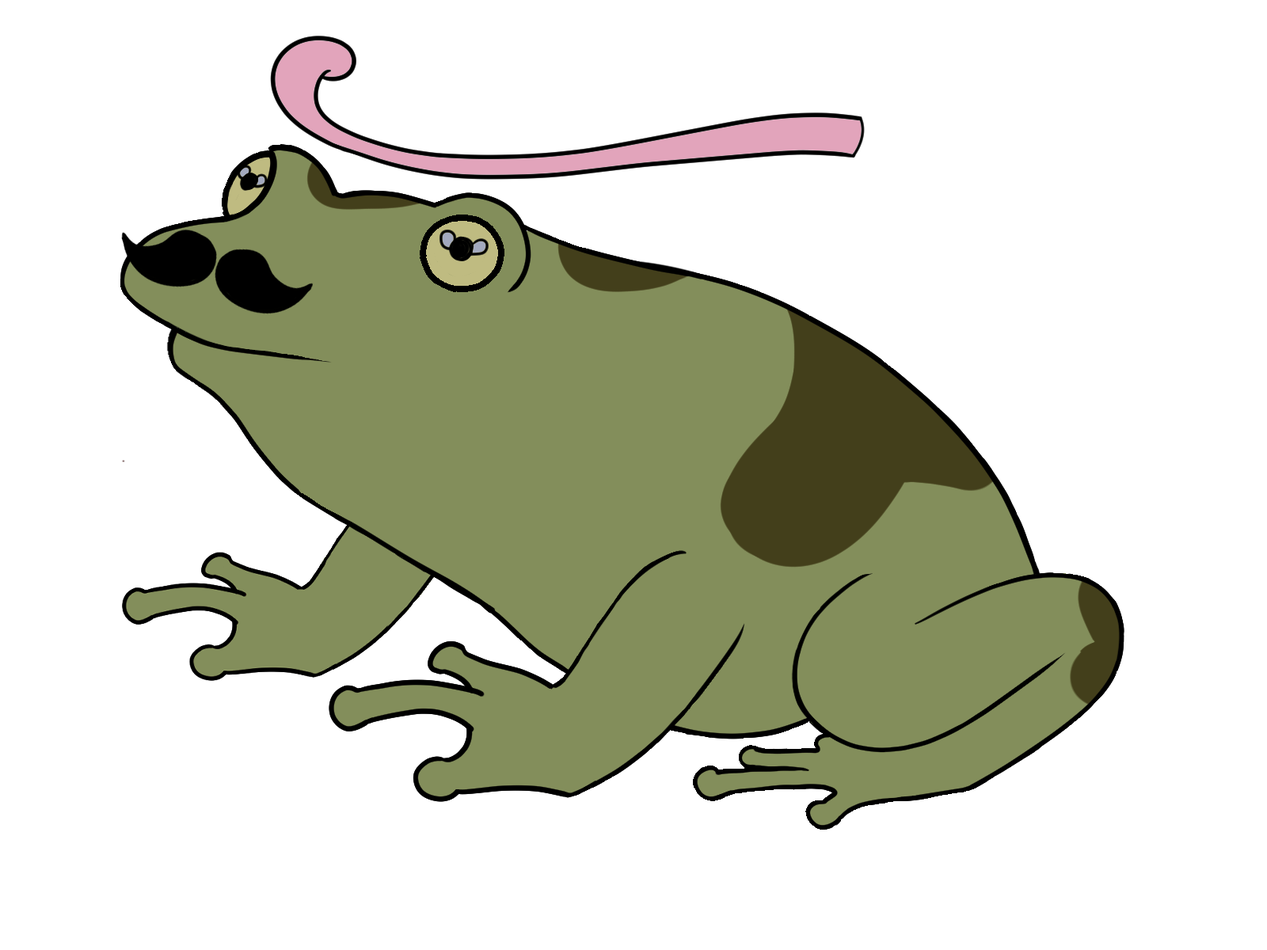
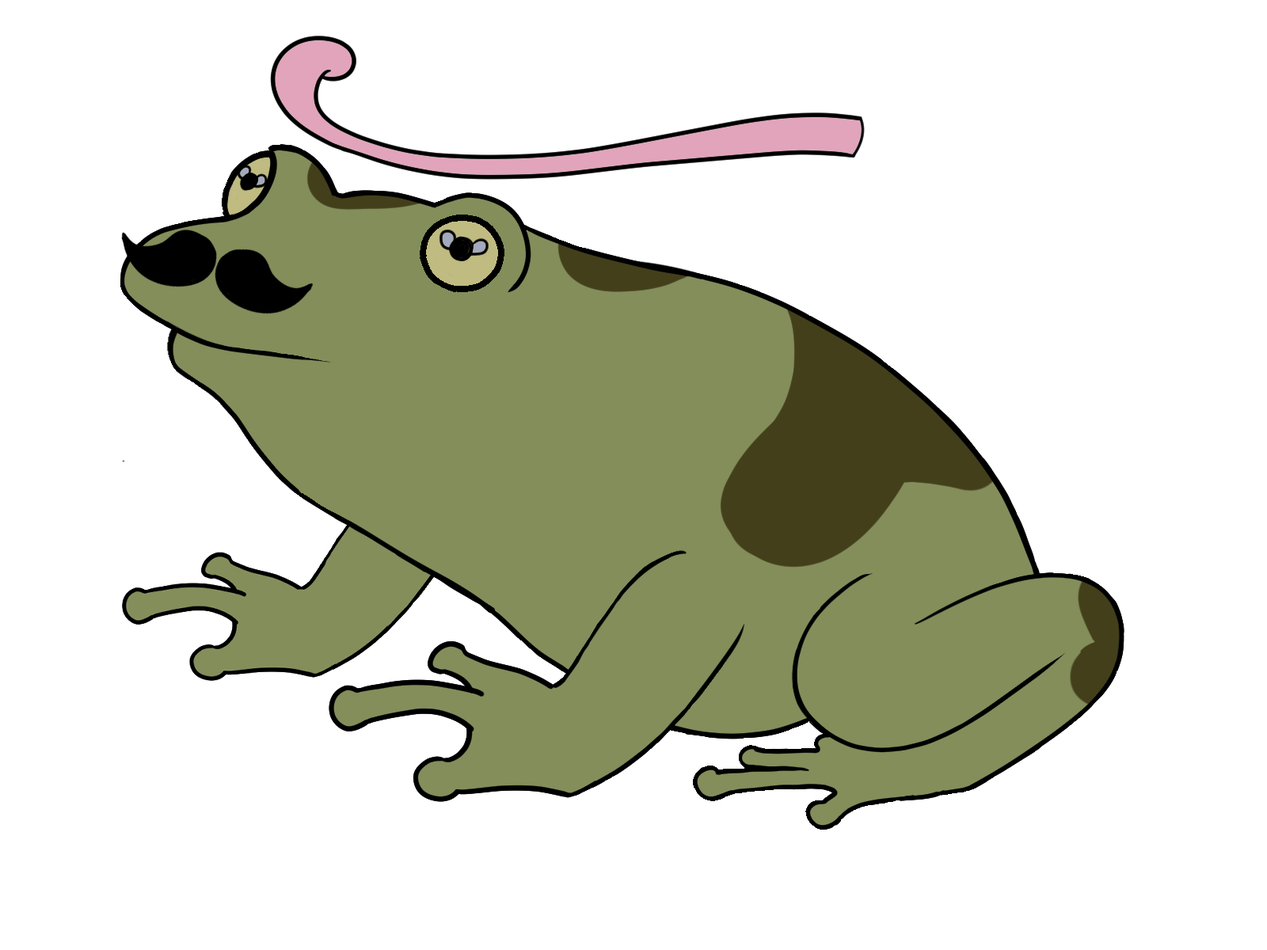
Layer changes from the first 1267x950 image to the second:
painted on "pata der copia" over (793, 745, 952, 802)
painted on "pie der copia" over (903, 790, 948, 801)
painted on "pata der - copia 2" over (871, 745, 943, 802)
painted on "pie der - copia 2" over (908, 790, 946, 801)
